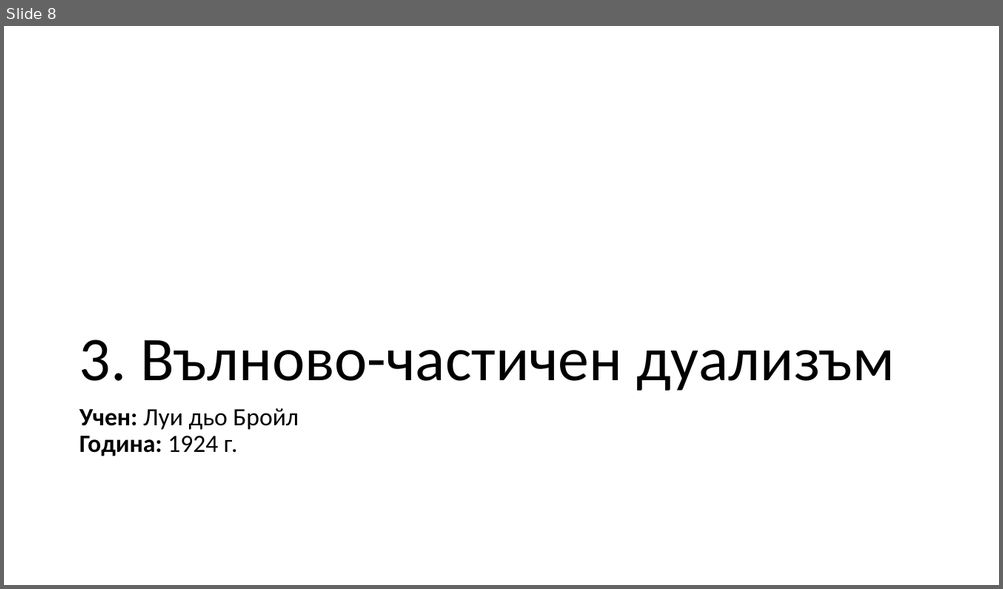
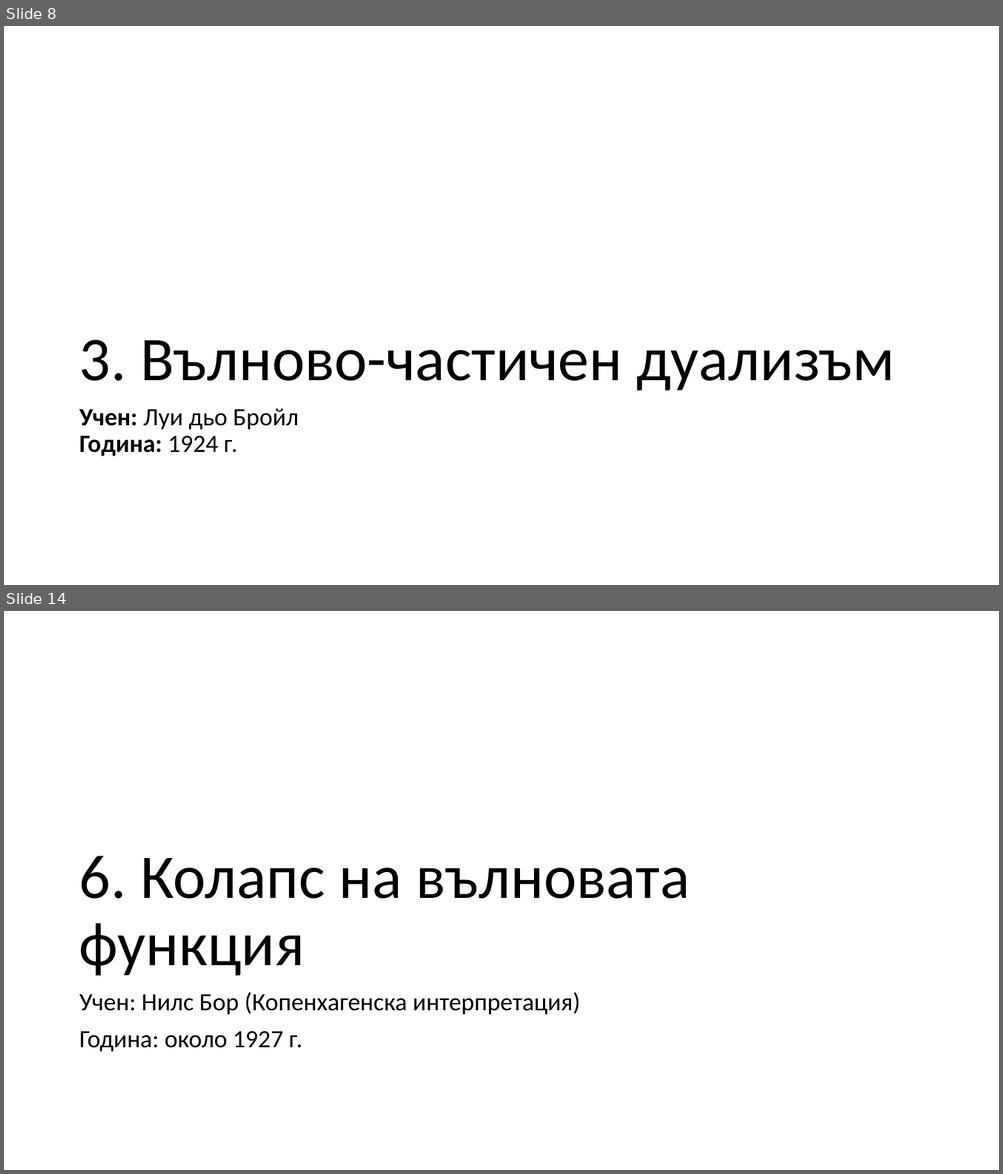
Before and after one commit to LAB5fire/PPQM, a slide deck: kvantova vizika.pptx. Shown one above the other, each under a label of ours: slide 8 before the commit, slides 8 and 14 after it; the slides between them are not shown. The pictures are 1003x589 and 1003x1174 pixels, drawn with LibreOffice and Linux fonts; fonts in the diff are those of the drawing. Boxes give left, top, right and bottom in pixels: in the first picture for what was removed or moved away, otherwise in the second. Text is boxed around its words. In the diff, an @@ line names an element or a change of style, - is before the commit and + after.

```diff
--- a/kvantova vizika.pptx
+++ b/kvantova vizika.pptx
@@ slide 14 added at (4, 611, 999, 1170), background #FFFFFF @@
@@ title added at (79, 856, 689, 976), 60 pt, text #000000 @@
+6. Колапс на вълновата функция
@@ text added at (79, 992, 580, 1052), 24 pt, text #000000 @@
+Учен: Нилс Бор (Копенхагенска интерпретация)
+Година: около 1927 г.
```
Also in this commit, not shown: 2 slides changed, 5 other slides added, 3 other files.
